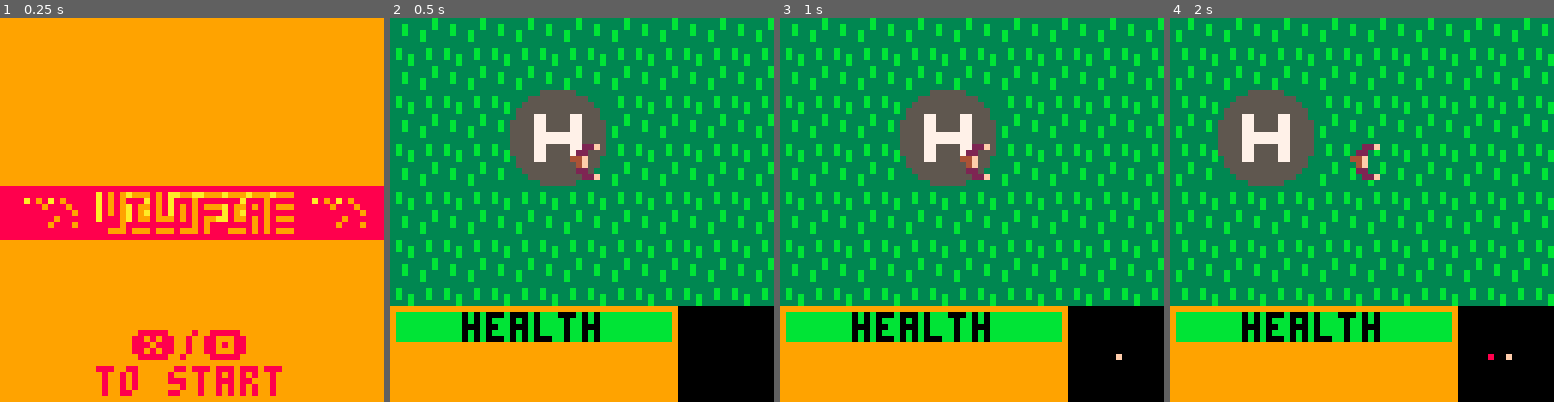
Above: before the commit, frames 1-4 (left to right).
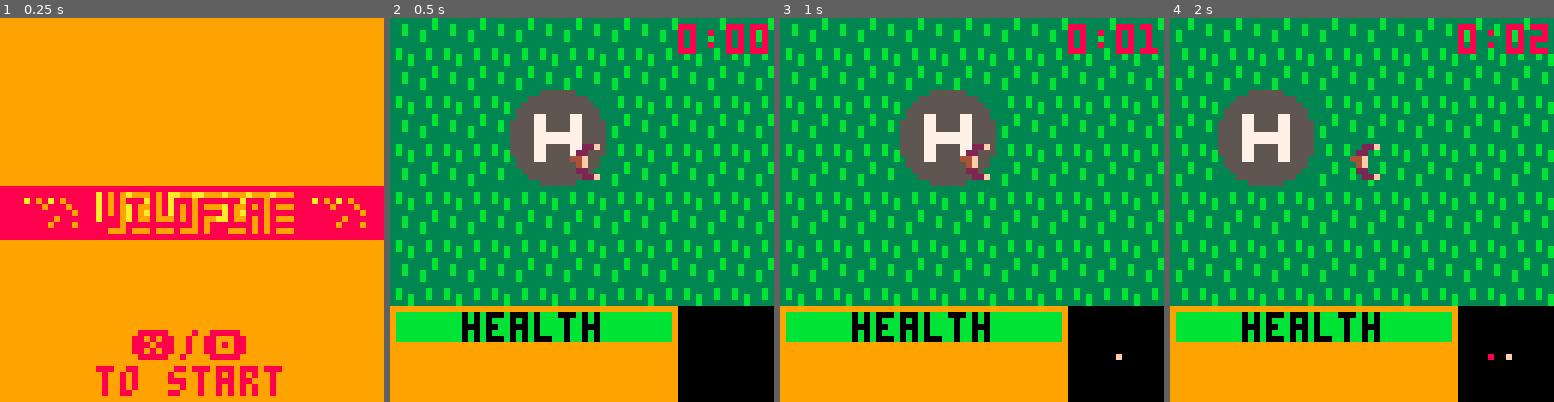
Above: after the commit, the same moments.

Repository: notCalle/pico-8-carts
Game: PICO-8 cartridge wildfire.p8
Two runs of this game, one before a commit and one after it. Both use one fixed random seed, a clock stepped at 60 frames per second and the inputs below.
Inputs:
- Up to frame 1 (0.25 s): no input
- Up to frame 2 (0.5 s): tap X (X key) at 0.33 s
- Up to frame 3 (1 s): tap O (Z key) at 0.7 s
- Up to frame 4 (2 s): tap X (X key) at 1.07, 1.85 s; hold Right from 1.6 s (still down); tap O (Z key) at 1.7 s

Frame 1 is identical in both runs. In frame 2, 0.9% of the frame differs, in the area x 75-99%, y 1-10%; in frame 3, 0.8%; in frame 4, 0.9%.

Commit message:
Add wall time display

Diff:
--- a/wildfire.p8
+++ b/wildfire.p8
@@ -350,6 +350,19 @@
 			spr(item.bucket,n*4-3,7)
 		end
 	end
+
+	clip()
+	camera()
+	local ts=flr(tick/30)
+	local tm=flr(ts/60)
+	local tstr
+	ts=ts%60
+	if ts<10 then
+		tstr=tm..":0"..ts
+	else
+		tstr=tm..":"..ts
+	end
+	print(tstr,64-4*#tstr,1,8)
 end
 
 function draw_world()
